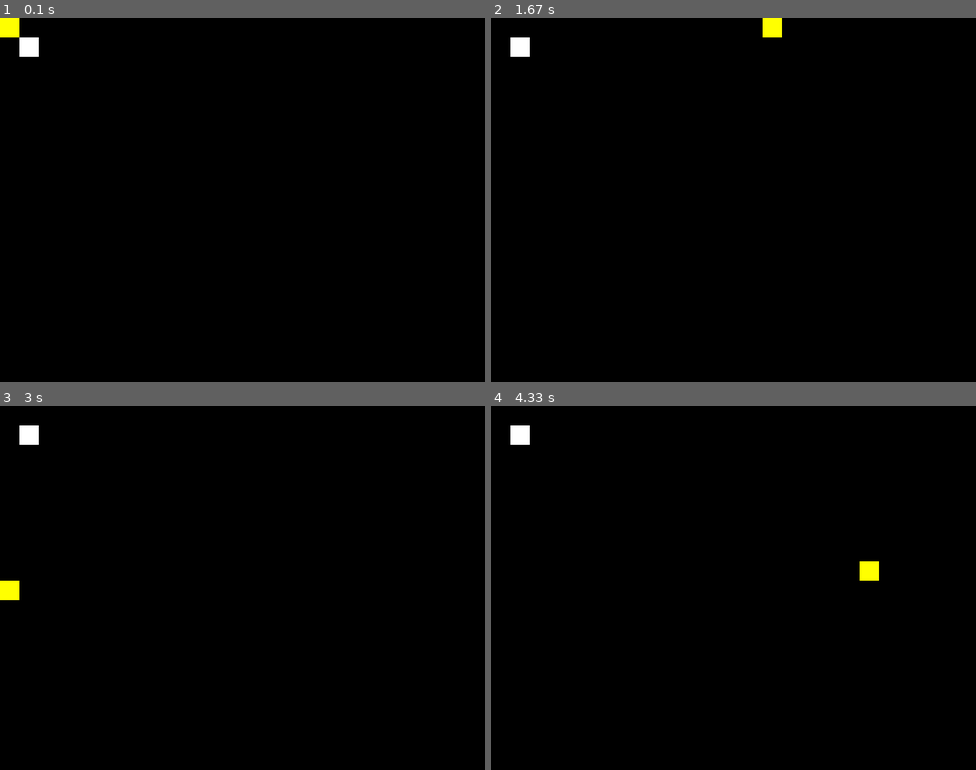
Above: before the commit, frames 1-4 (two rows, left to right).
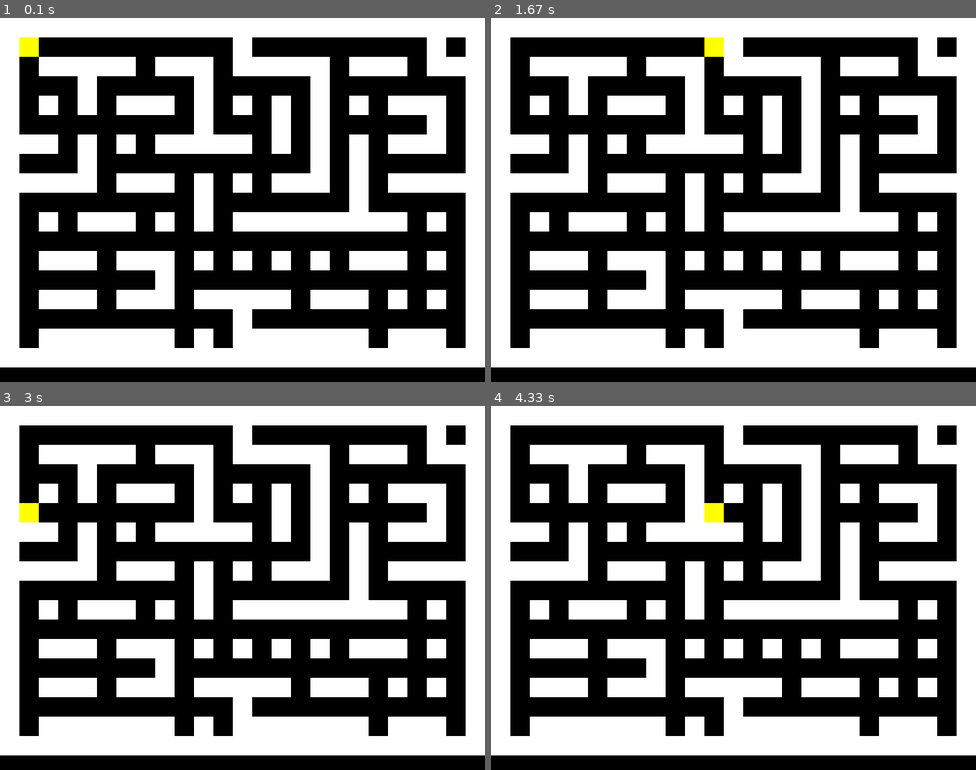
Above: after the commit, the same moments.

Repository: jsbueno/pacman_pygame
Game: pygame game, started from game.py
Two runs of this game, one before a commit and one after it. Both use one fixed random seed, a clock stepped at 60 frames per second and the inputs below.
Inputs:
- Up to frame 1 (0.1 s): no input
- Up to frame 2 (1.67 s): hold Right 0.33-0.8 s; hold Up 0.83-1.13 s
- Up to frame 3 (3 s): hold Left 1.67-2.2 s; hold Down 2.23-2.53 s
- Up to frame 4 (4.33 s): hold Up 3-3.37 s; hold Right 3.4-4.03 s; hold Down from 4.07 s (still down)

The runs differ from the first frame. In frame 1, 48% of the frame differs, in the area x 0-100%, y 0-96%; in frame 2, 48%; in frame 3, 48%; in frame 4, 49%.

Commit message:
Build maze

Diff:
--- a/game.py
+++ b/game.py
@@ -1,3 +1,5 @@
+import random
+
 import pygame
 
 SIZE = 800, 600
@@ -14,6 +16,11 @@
     global Screen
     Screen = pygame.display.set_mode(SIZE)
 
+WALL_DIRECTIONS = {
+    "down": (0, 1),
+    "left": (-1, 0),
+    "right": (1, 0),
+}
 
 class Map:
     def __init__(self, data=None):
@@ -23,7 +30,31 @@
             self.default_map_start()
 
     def default_map_start(self):
-        self[1, 1] = WALL
+        self.random_map()
+        self.frame()
+
+    def random_map(self, seed=None, doors_per_col=3):
+        seed = 0 if seed is None else seed
+
+        for col in range(2, WIDTH - 1, 2):
+            doors = set(random.sample(range(2, HEIGHT - 1, 2), doors_per_col))
+            for row in range(0, HEIGHT, 2):
+                self[col, row] = WALL
+                if row not in doors:
+                    direction = random.choice(list(WALL_DIRECTIONS.values()))
+                    x = col + direction[0]
+                    y = row + direction[1]
+                    self[x, y] = WALL
+
+    def frame(self):
+        # linhas de cima e de baixo:
+        for x in range(WIDTH):
+            self[x, 0] = WALL
+            self[x, HEIGHT - 1] = WALL
+
+        for y in range(HEIGHT):
+            self[0, y] = WALL
+            self[WIDTH - 1, y] = WALL
 
     def __getitem__(self, pos):
         return self.data[pos[0] + pos[1] * self.size[0]]
@@ -64,19 +95,26 @@
                 self.vy = 0
 
     def update(self):
-        self.ox, self.oy = self.x, self.y
+        ox, oy = self.ox, self.oy = self.x, self.y
         x, y = self.x, self.y
+        x_ok = y_ok = True
 
         x += self.vx
         y += self.vy
         if not (0 <= x < WIDTH) or not (0 <= y < HEIGHT):
             return
 
-        if self.map[x, y]    != EMPTY:
-            return
-
-        self.x, self.y = x, y
-
+        if self.map[x, y] != EMPTY:
+            if self.map[ox, y] == EMPTY:
+                x_ok = False
+            elif self.map[x, oy] == EMPTY:
+                y_ok = False
+            else:
+                x_ok = y_ok = False
+        if x_ok:
+            self.x = x
+        if y_ok:
+            self.y = y
 
     def draw(self):
         pygame.draw.rect(Screen, (0, 0, 0), (self.ox * CELL, self.oy * CELL, CELL, CELL))
@@ -87,7 +125,7 @@
     clock = pygame.time.Clock()
     game_map = Map()
 
-    character = Character(game_map)
+    character = Character(game_map, (1,1))
 
     game_map.draw()
     while True:
